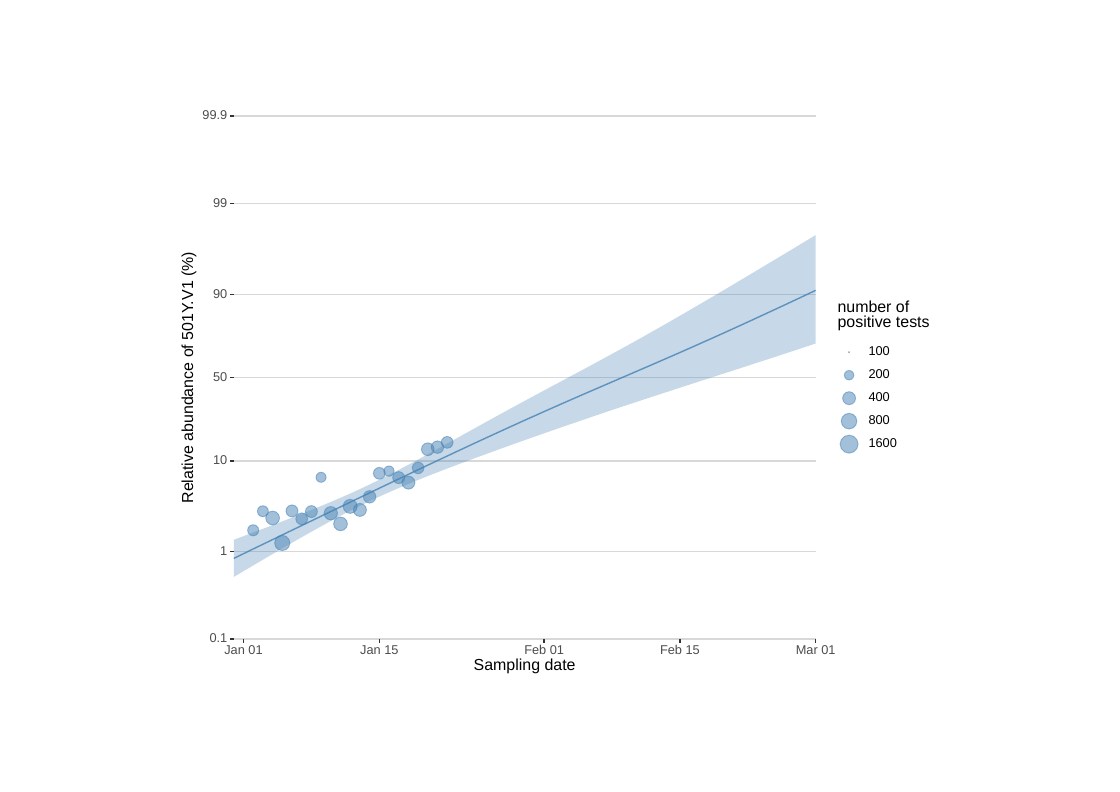
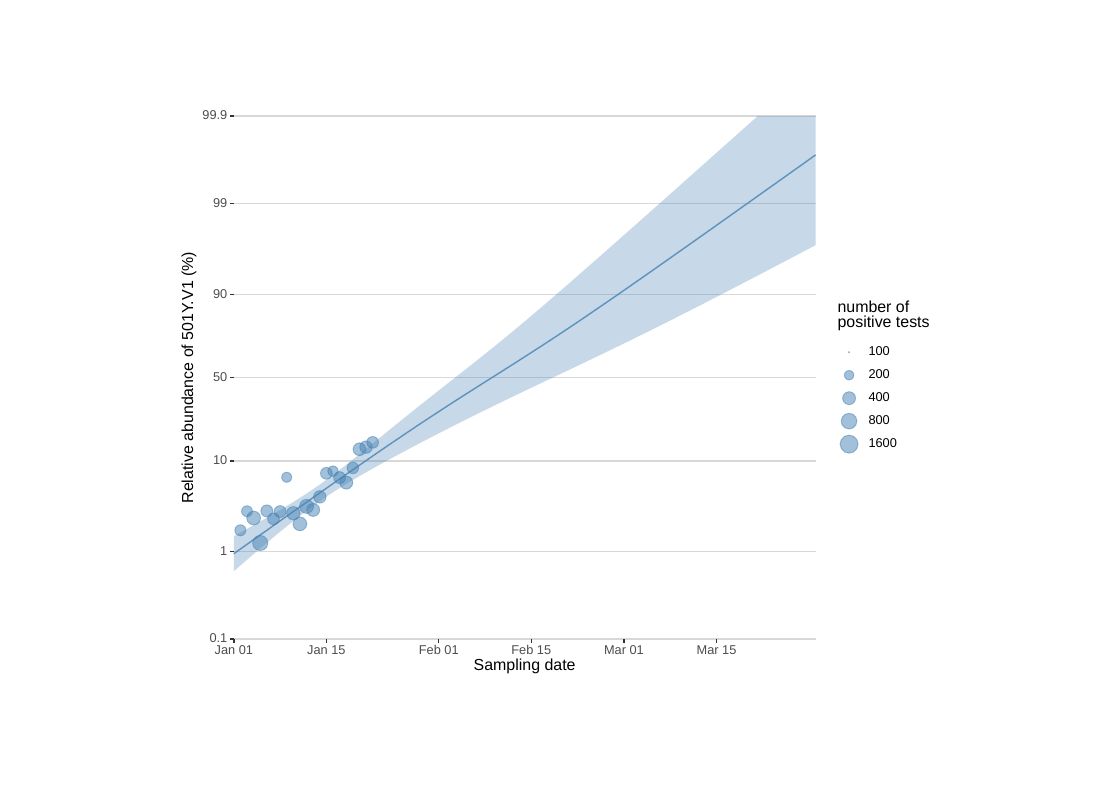
Before and after one commit to tomwenseleers/LineageExplorer, a slide deck: slide 1 of plots/fit1_binomGLMM_VOC_Belgium.pptx. Drawn at 1120x792 pixels with LibreOffice and Linux fonts; fonts in the diff are those of the drawing. Boxes give left, top, right and bottom in pixels: in the first picture for what was removed or moved away, otherwise in the second. Text is boxed around its words. In the diff, an @@ line names an element or a change of style, - is before the commit and + after.

```diff
--- a/plots/fit1_binomGLMM_VOC_Belgium.pptx
+++ b/plots/fit1_binomGLMM_VOC_Belgium.pptx
@@ freeform shape: place and size @@
-freeform shape at [234, 235, 816, 577]
+freeform shape at [234, 116, 816, 571]
@@ freeform shape: place and size @@
-freeform shape at [234, 290, 816, 558]
+freeform shape at [234, 155, 816, 554]
@@ ellipse: place and size @@
-ellipse at [431, 440, 443, 453]
+ellipse at [353, 443, 366, 456]
@@ ellipse: place and size @@
-ellipse at [421, 443, 434, 456]
+ellipse at [360, 440, 372, 453]
@@ ellipse: place and size @@
-ellipse at [441, 437, 453, 448]
+ellipse at [367, 437, 378, 448]
@@ ellipse: place and size @@
-ellipse at [413, 462, 424, 474]
+ellipse at [281, 472, 292, 482]
@@ ellipse: place and size @@
-ellipse at [384, 466, 394, 477]
+ellipse at [321, 467, 332, 479]
@@ ellipse: place and size @@
-ellipse at [316, 472, 326, 482]
+ellipse at [327, 466, 338, 477]
@@ ellipse: place and size @@
-ellipse at [392, 471, 405, 483]
+ellipse at [333, 471, 346, 483]
@@ ellipse: place and size @@
-ellipse at [353, 504, 367, 517]
+ellipse at [340, 476, 353, 489]
@@ ellipse: place and size @@
-ellipse at [373, 467, 385, 479]
+ellipse at [347, 462, 359, 474]
@@ 2 ellipses, 1 freeform shape: place and size @@
-2 ellipses, 1 freeform shape at [248, 505, 544, 643]
+2 ellipses, 1 freeform shape at [235, 505, 531, 643]
@@ ellipse: place and size @@
-ellipse at [402, 476, 415, 489]
+ellipse at [261, 504, 274, 517]
@@ 1 text, 1 freeform shape, 1 ellipse: place and size @@
-1 text, 1 freeform shape, 1 ellipse at [224, 504, 299, 654]
+1 text, 1 freeform shape, 1 ellipse at [215, 505, 286, 654]
@@ ellipse: place and size @@
-ellipse at [325, 506, 338, 520]
+ellipse at [286, 506, 300, 520]
@@ ellipse: place and size @@
-ellipse at [343, 499, 357, 513]
+ellipse at [300, 499, 314, 513]
@@ ellipse: place and size @@
-ellipse at [364, 490, 376, 503]
+ellipse at [314, 490, 326, 503]
@@ ellipse: place and size @@
-ellipse at [266, 511, 280, 525]
+ellipse at [247, 511, 260, 525]
@@ ellipse: place and size @@
-ellipse at [275, 535, 290, 550]
+ellipse at [253, 535, 268, 550]
@@ ellipse: place and size @@
-ellipse at [296, 513, 307, 525]
+ellipse at [267, 513, 279, 525]
@@ ellipse: place and size @@
-ellipse at [334, 517, 347, 530]
+ellipse at [293, 517, 306, 530]
@@ text "Jan 15": place and size @@
-text "Jan 15" at [360, 645, 398, 654]
+text "Jan 15" at [307, 645, 345, 654]
@@ freeform shape: place and size @@
-freeform shape at [379, 639, 379, 643]
+freeform shape at [326, 639, 326, 643]
@@ text "Feb 01": place and size @@
-text "Feb 01" at [524, 644, 564, 654]
+text "Feb 01" at [419, 645, 458, 654]
@@ text "Feb 15": place and size @@
-text "Feb 15" at [660, 645, 700, 654]
+text "Feb 15" at [511, 644, 551, 654]
@@ text "Mar 01": place and size @@
-text "Mar 01" at [796, 645, 835, 654]
+text "Mar 01" at [604, 645, 644, 654]
@@ freeform shape: place and size @@
-freeform shape at [816, 639, 816, 643]
+freeform shape at [624, 639, 624, 643]
@@ text added at [697, 645, 736, 654], 9.6 pt, text #4D4D4D @@
+Mar 15
@@ freeform shape: place and size @@
-freeform shape at [680, 639, 680, 643]
+freeform shape at [717, 639, 717, 643]
```
Also in this commit, not shown: 14 other files.
